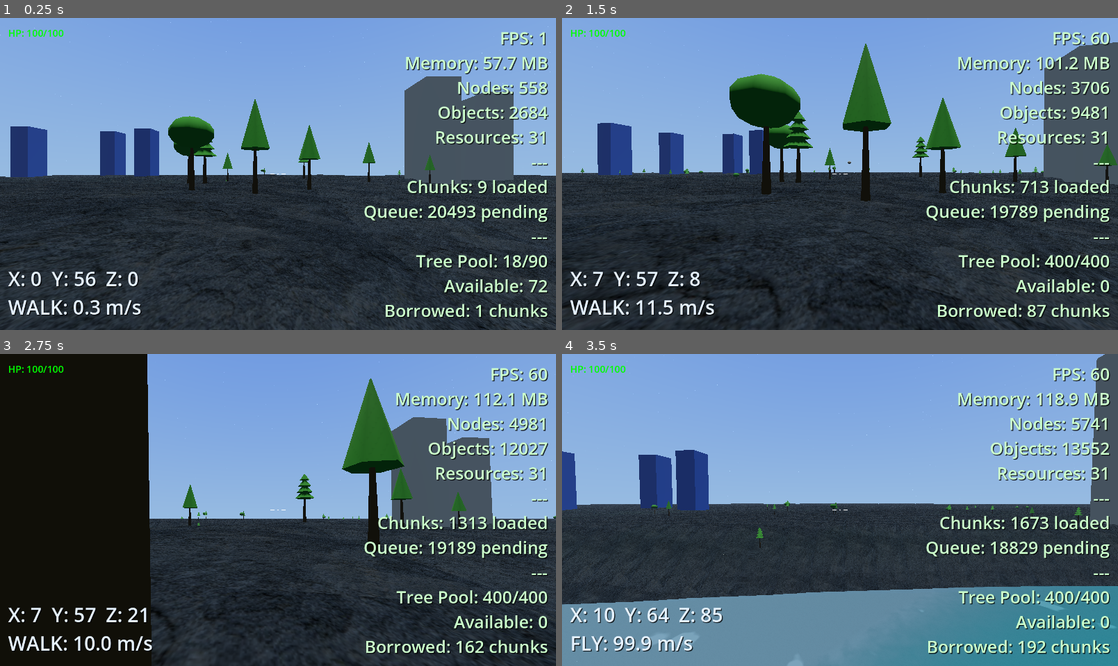
Above: before the commit, frames 1-4 (two rows, left to right).
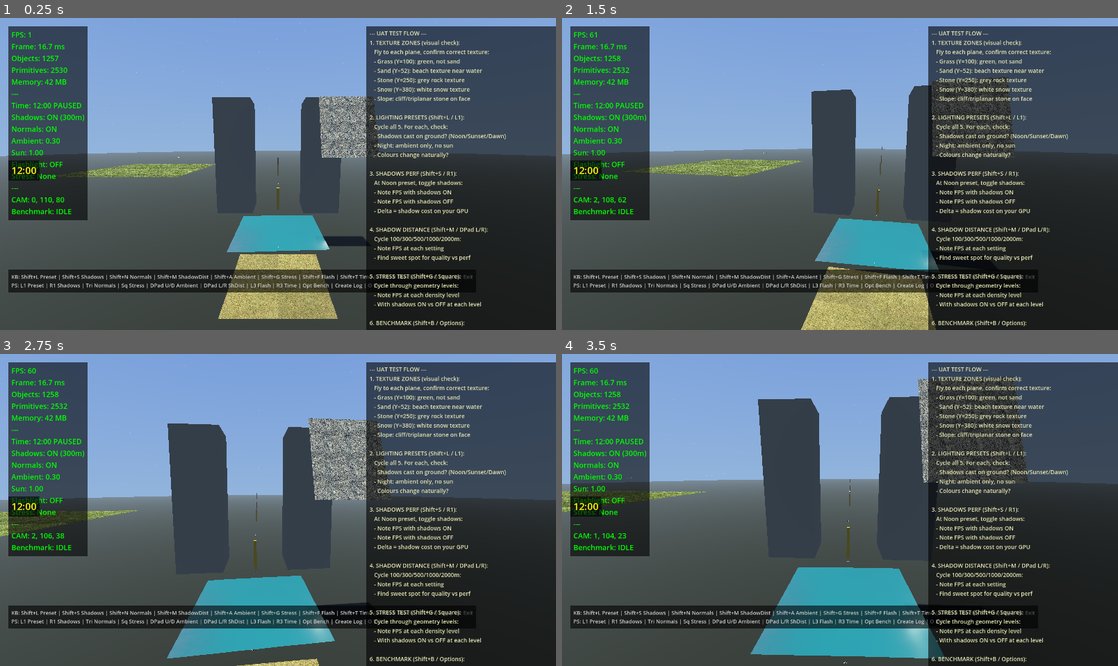
Above: after the commit, the same moments.

Repository: shovelhead24/possession
Game: Godot game, scene res://lighting_test.tscn
Same seed, same stepped clock (60 frames per second), same inputs: the game is played once before the commit and once after it. Before the commit the project starts from res://world.tscn. Sound files missing from this copy of the repository are replaced by a short silence.
Inputs (mouse positions are in pixels of both pictures, inside the frame that each line leads up to):
- Up to frame 1 (0.25 s): no input
- Up to frame 2 (1.5 s): tap Enter (ui_accept) at 0.5 s; move the mouse to (867, 174) at 0.52 s; hold W (move_forward) from 0.53 s (still down); tap E (interact) at 0.6 s; click (867, 174) at 0.67 s; tap Space (jump) at 0.77 s; move the mouse to (812, 174) at 1.27 s; click (812, 174) at 1.35 s
- Up to frame 3 (2.75 s): keep holding W (move_forward); tap Space (jump) at 1.52 s; move the mouse to (289, 503) at 2.02 s; hold Q (switch_weapon) from 2.03 s (still down)
- Up to frame 4 (3.5 s): keep holding W (move_forward); move the mouse to (834, 516) at 2.77 s; release Q (switch_weapon) at 2.78 s; tap F (toggle_fly) at 2.85 s; click (834, 516) at 2.92 s; tap Space (jump) at 3.02 s

The runs differ from the first frame. In frame 1, 64% of the frame differs, in the area x 0-100%, y 1-100%; in frame 2, 67%; in frame 3, 72%; in frame 4, 73%, in the area x 0-100%, y 0-100%.

Commit message:
reverse scene order: lighting test spawns first, F3 opens landscape
Co-Authored-By: Claude Opus 4.6 <noreply@anthropic.com>

Diff:
--- a/game/lighting_test_controller.gd
+++ b/game/lighting_test_controller.gd
@@ -242,7 +242,7 @@
 					_write_log()
 		else:
 			match event.keycode:
-				KEY_F2, KEY_ESCAPE:
+				KEY_F3:
 					Input.mouse_mode = Input.MOUSE_MODE_VISIBLE
 					get_tree().change_scene_to_file("res://world.tscn")
 
@@ -280,7 +280,7 @@
 		_toggle_benchmark()
 	if _joy_just_pressed(JOY_BUTTON_BACK):  # Create = write CSV
 		_write_log()
-	if _joy_just_pressed(JOY_BUTTON_B):  # Circle = exit to world
+	if _joy_just_pressed(JOY_BUTTON_B):  # Circle = landscape scene
 		Input.mouse_mode = Input.MOUSE_MODE_VISIBLE
 		get_tree().change_scene_to_file("res://world.tscn")
 
--- a/game/player.gd
+++ b/game/player.gd
@@ -208,6 +208,8 @@
 	if event.is_action_pressed("lighting_test"):
 		Input.mouse_mode = Input.MOUSE_MODE_VISIBLE
 		get_tree().change_scene_to_file("res://lighting_test.tscn")
+
+	# F3 — already in landscape, no-op (F3 is used from lighting_test to get here)
 
 	# Zoom — R3 cycles 1× → 1.5× → 3× → 10× → back to 1×
 	if event.is_action_pressed("zoom"):
--- a/game/project.godot
+++ b/game/project.godot
@@ -11,7 +11,7 @@
 [application]
 
 config/name="HaloTest"
-run/main_scene="res://world.tscn"
+run/main_scene="res://lighting_test.tscn"
 config/features=PackedStringArray("4.5", "GL Compatibility")
 config/icon="res://icon.svg"
 
@@ -117,6 +117,11 @@
 "events": [Object(InputEventKey,"resource_local_to_scene":false,"resource_name":"","device":-1,"window_id":0,"alt_press …(195 unchanged characters)…
 ]
 }
+landscape={
+"deadzone": 0.2,
+"events": [Object(InputEventKey,"resource_local_to_scene":false,"resource_name":"","device":-1,"window_id":0,"alt_pressed":false,"shift_pressed":false,"ctrl_pressed":false,"meta_pressed":false,"pressed":false,"keycode":0,"physical_keycode":4194334,"key_label":0,"unicode":0,"location":0,"echo":false,"script":null)
+]
+}
 
 [rendering]
 
